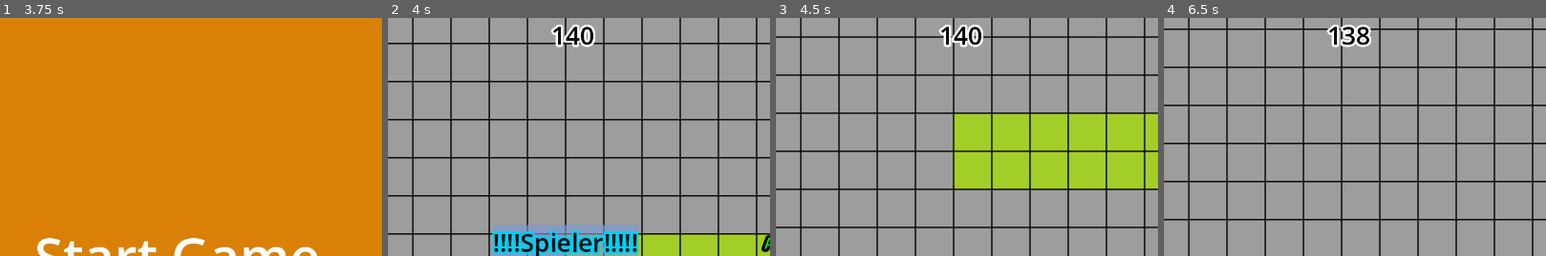
Above: before the commit, frames 1-4 (left to right).
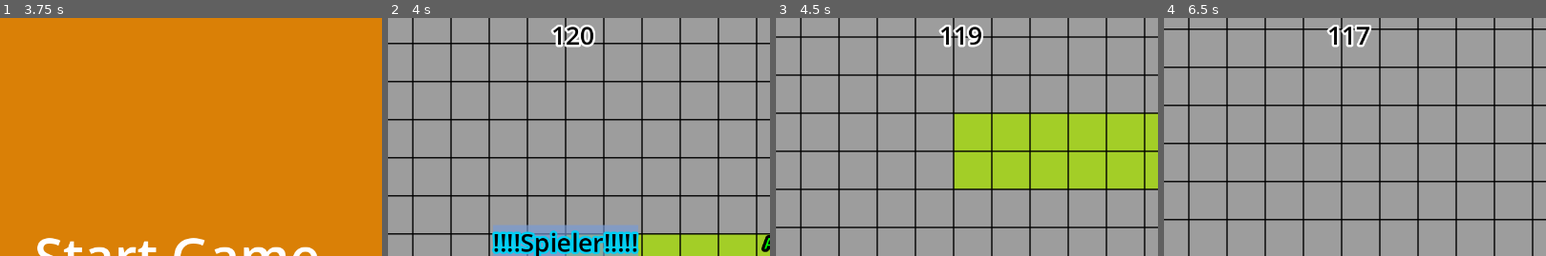
Above: after the commit, the same moments.

Repository: NIK-98/Paint_The_Ground
Game: Godot game, scene res://sceens/level.tscn
The game is run twice, just before and just after one commit, with the same random seed, the same clock (stepped at 60 frames per second) and the same inputs. This scene is started directly instead of the project's main scene.
Inputs (mouse positions are % of the whole screen's width and height, from its top left):
- Up to frame 1 (3.75 s): click (50, 5) at 0.52 s; type "Alex" at 0.6 s; click "Start Game" at 1.25 s; click "Start Game" at 2 s; click "Bestätiegen" at 2.75 s; tap Enter at 3.5 s; move the mouse to (72, 45) at 3.52 s; hold D (right) from 3.53 s (still down); hold Tab (Info) from 3.53 s (still down); click (72, 45) at 3.67 s
- Up to frame 2 (4 s): keep holding D (right); keep holding Tab (Info)
- Up to frame 3 (4.5 s): move the mouse to (30, 55) at 4.27 s; release D (right) at 4.28 s; release Tab (Info) at 4.28 s; hold S (down) from 4.28 s (still down); tap Tab (Info) at 4.35 s
- Up to frame 4 (6.5 s): move the mouse to (60, 28) at 5.02 s; release S (down) at 5.03 s; hold D (right) 5.03-5.78 s; hold Tab (Info) 5.03-5.78 s; tap Space at 5.75 s; move the mouse to (45, 70) at 5.77 s; hold W (up) from 5.78 s (still down); tap Tab (Info) at 5.85 s; click (45, 70) at 5.92 s
The pictures show only the part of the screen within x 27-77%, y 0-50%; the shares and areas given below are measured in that part.

Frame 1 is identical in both runs. In frame 2, 0.3% of the frame differs, in the area x 46-51%, y 2-13%; in frame 3, 0.4%; in frame 4, 0.5%, in the area x 46-55%, y 2-13%.
Error in both runs: Attempt to call function 'get_node' in base 'null instance' on a null instance. (res://scripts/level.gd:177)

Commit message:
timer resetet

Diff:
--- a/sceens/level.tscn
+++ b/sceens/level.tscn
@@ -344,7 +344,7 @@
 [node name="Scoreboard" parent="." instance=ExtResource("17_4co2s")]
 
 [node name="Timer" type="Timer" parent="." groups=["timer"]]
-wait_time = 140.513
+wait_time = 120.0
 
 [node name="Timerende" type="Timer" parent="."]
 wait_time = 3.0
